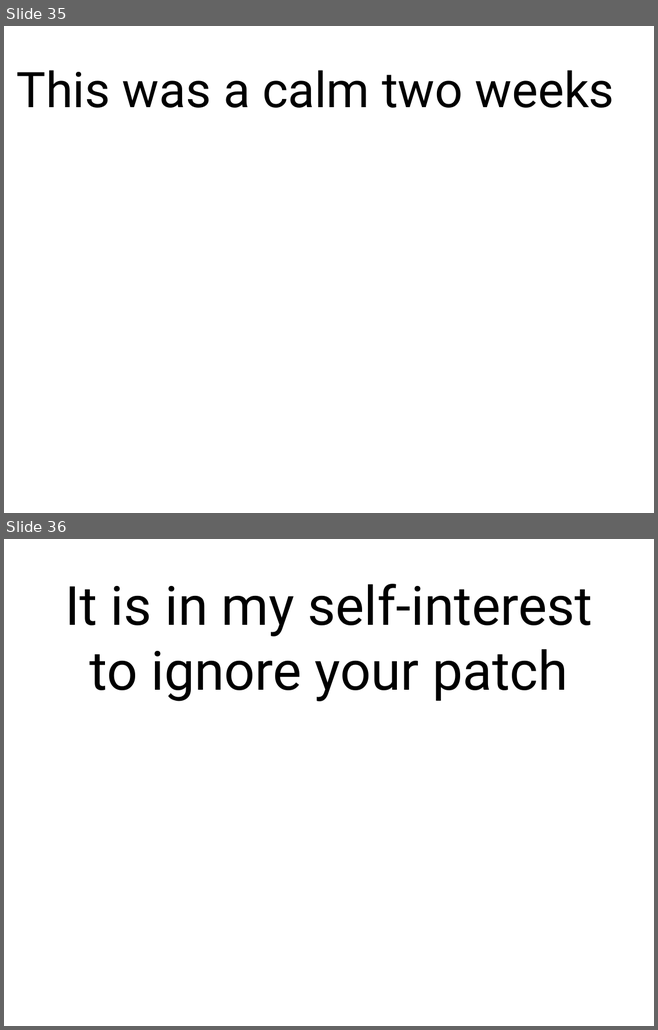
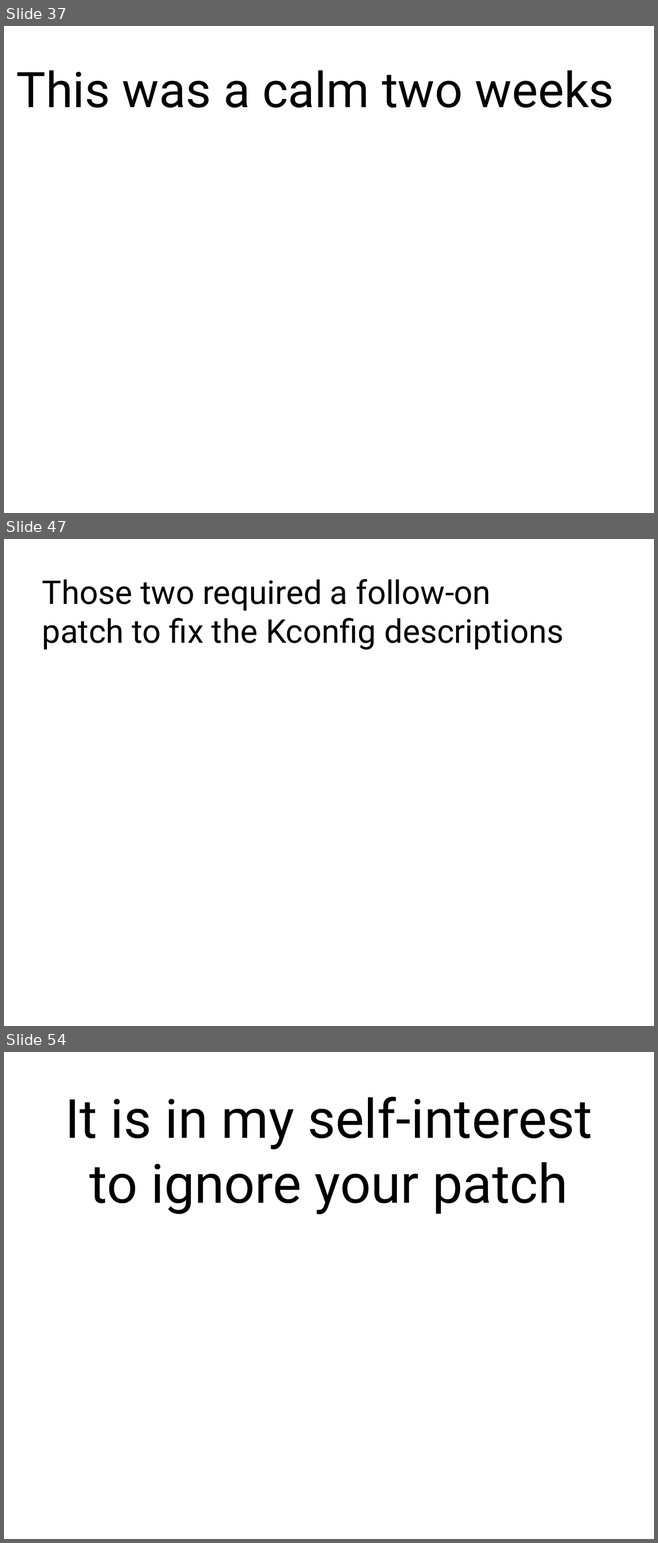
Before and after one commit to gregkh/presentation-linux-maintainer, a slide deck: maintainer.odp. Shown one above the other, each under a label of ours: slides 35 and 36 before the commit, slides 37, 47 and 54 after it; the slides between them are not shown. The pictures are 658x1030 and 658x1543 pixels, drawn with LibreOffice and Linux fonts; fonts in the diff are those of the drawing. Boxes give left, top, right and bottom in pixels: in the first picture for what was removed or moved away, otherwise in the second. Text is boxed around its words. In the diff, an @@ line names an element or a change of style, - is before the commit and + after.

```diff
--- a/maintainer.odp
+++ b/maintainer.odp
@@ slide 47 added at (4,539,654,1026), background #FFFFFF @@
@@ text added at (42,579,564,650), 40 pt, text #000000 @@
+Those two required a follow-on
+patch to fix the Kconfig descriptions
@@ what was slide 35 is now slide 37 @@
@@ what was slide 36 is now slide 54 @@
```
Also in this commit, not shown: 2 slides changed, 16 other slides added, 1 other file.
